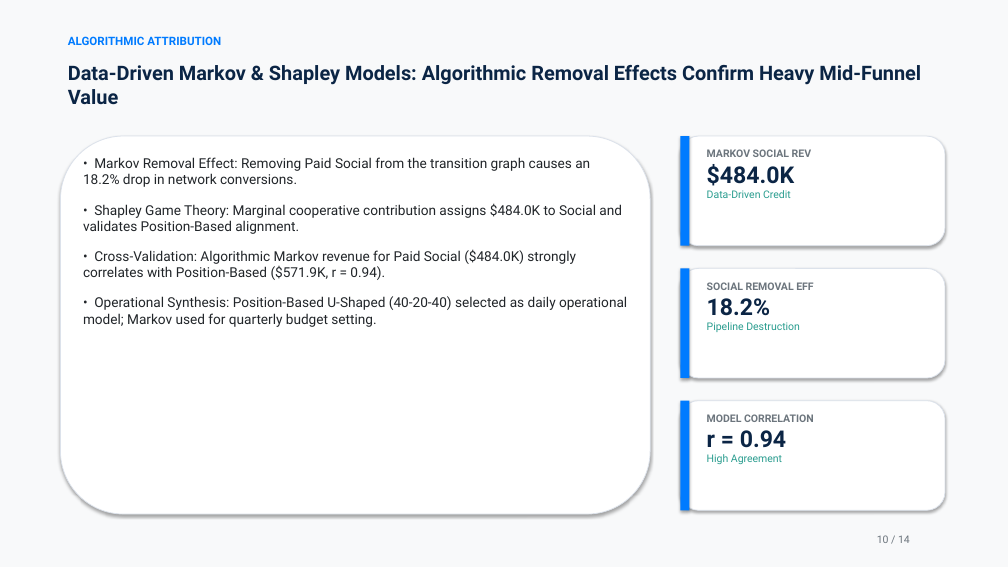
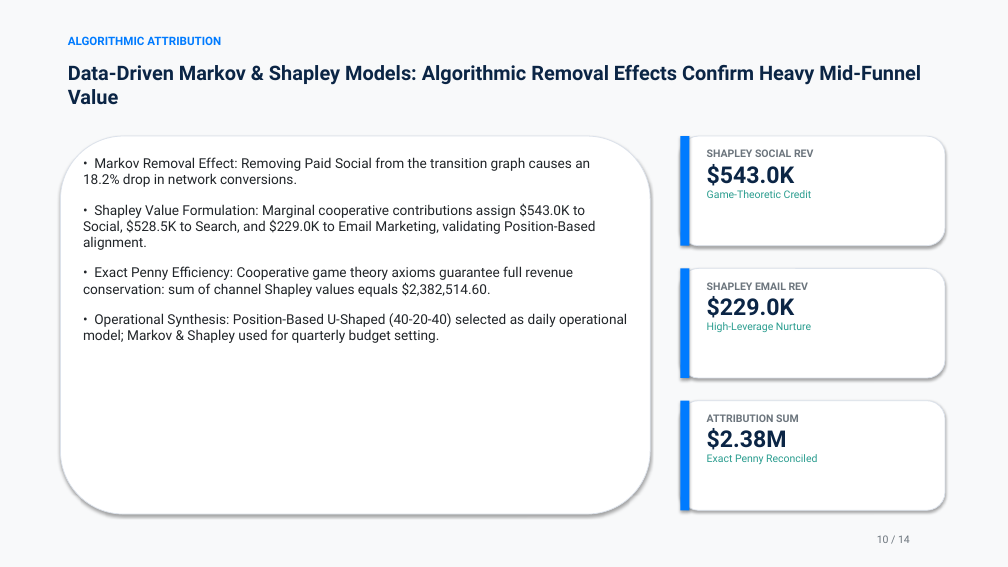
Before and after one commit to JNikhil11/grito-marketing-attribution-analytics, a slide deck: slide 10 of presentation/Grito_Attribution_Deck.pptx. Drawn at 1008x567 pixels with LibreOffice and Linux fonts; fonts in the diff are those of the drawing. Boxes give left, top, right and bottom in pixels: in the first picture for what was removed or moved away, otherwise in the second. Text is boxed around its words. In the diff, an @@ line names an element or a change of style, - is before the commit and + after.

Commit message:
feat: complete addressal of 9 review findings, Shapley value game theory fix, and rigorous QA verification

```diff
--- a/presentation/Grito_Attribution_Deck.pptx
+++ b/presentation/Grito_Attribution_Deck.pptx
@@ text at [707,149,813,198]: text changed @@
-MARKOV SOCIAL REV
-$484.0K
-Data-Driven Credit
+SHAPLEY SOCIAL REV
+$543.0K
+Game-Theoretic Credit
@@ text at [83,203,627,343]: text changed @@
-• Shapley Game Theory: Marginal cooperative contribution assigns $484.0K to Social and validates Position-Based alignment.
-• Cross-Validation: Algorithmic Markov revenue for Paid Social ($484.0K) strongly correlates with Position-Based ($571.9K, r = 0.94).
-• Operational Synthesis: Position-Based U-Shaped (40-20-40) selected as daily operational model; Markov used for quarterly budget setting.
+• Shapley Value Formulation: Marginal cooperative contributions assign $543.0K to Social, $528.5K to Search, and $229.0K to Email Marketing, validating Position-Based alignment.
+• Exact Penny Efficiency: Cooperative game theory axioms guarantee full revenue conservation: sum of channel Shapley values equals $2,382,514.60.
+• Operational Synthesis: Position-Based U-Shaped (40-20-40) selected as daily operational model; Markov & Shapley used for quarterly budget setting.
@@ text at [707,282,811,332]: text changed @@
-SOCIAL REMOVAL EFF
-18.2%
-Pipeline Destruction
+SHAPLEY EMAIL REV
+$229.0K
+High-Leverage Nurture
@@ text at [707,414,817,465]: text changed; text colour #6C757D to #2A9D8F @@
-MODEL CORRELATION
-r = 0.94
-High Agreement
+ATTRIBUTION SUM
+$2.38M
+Exact Penny Reconciled
```
Also in this commit, not shown: 12 other slides changed, 32 other files.
